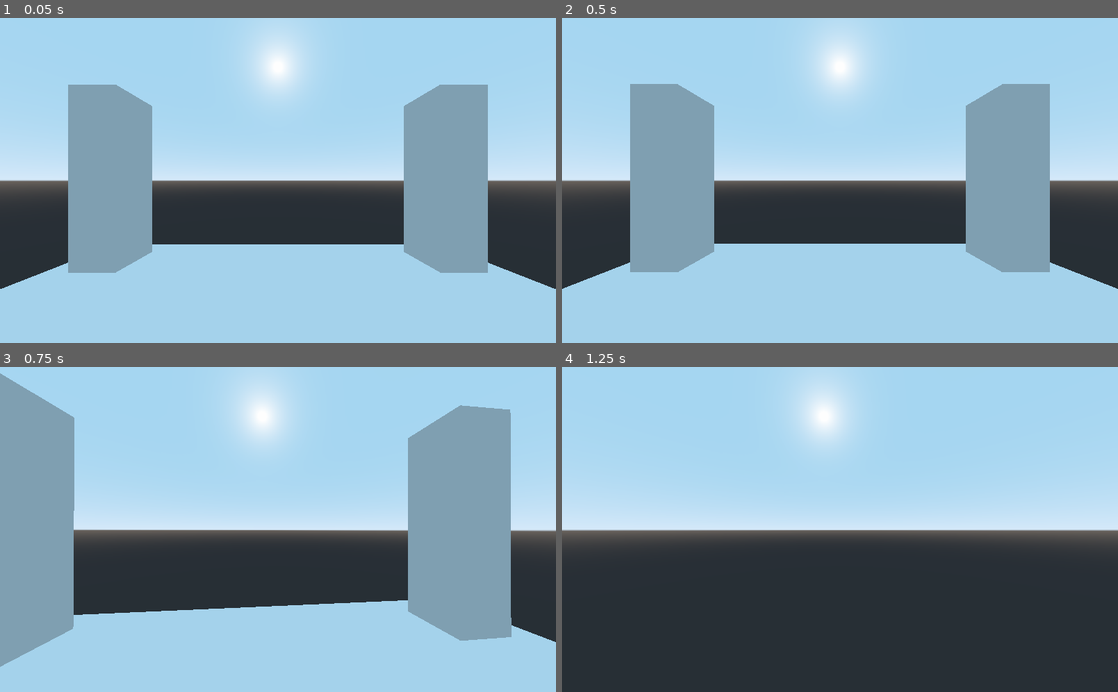
Above: before the commit, frames 1-4 (two rows, left to right).
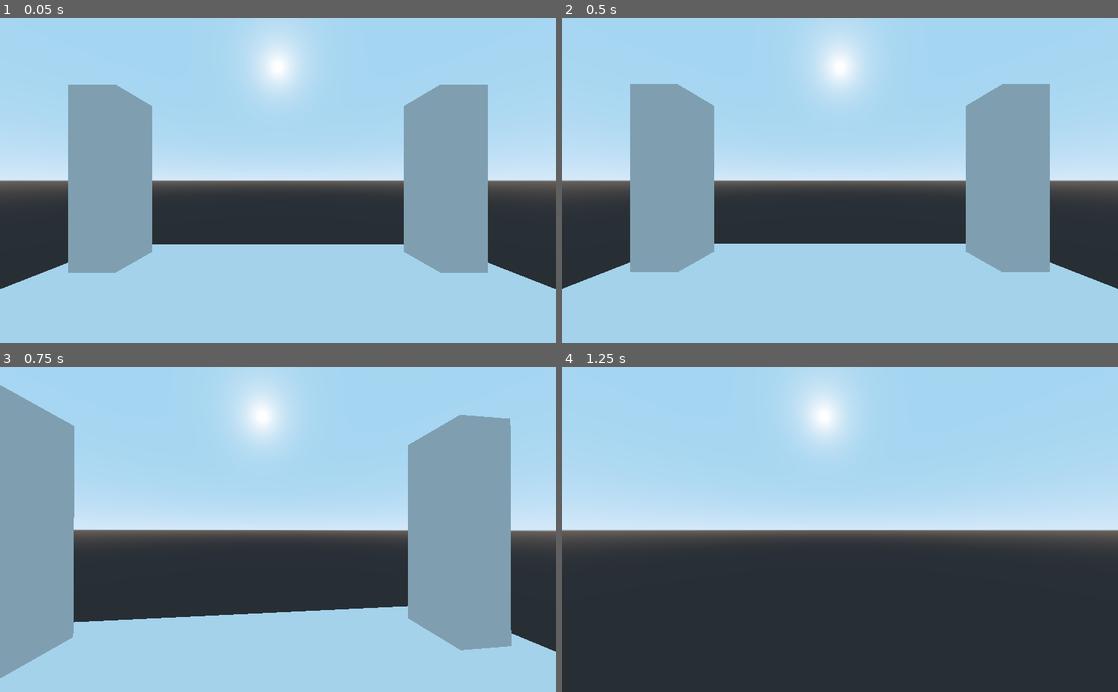
Above: after the commit, the same moments.

Repository: MenacingMecha/gd_fpcc
Game: Godot game, scene res://test-map.tscn
The game is run twice, just before and just after one commit, with the same random seed, the same clock (stepped at 60 frames per second) and the same inputs.
Inputs (mouse positions are in pixels of both pictures, inside the frame that each line leads up to):
- Up to frame 1 (0.05 s): no input
- Up to frame 2 (0.5 s): no input
- Up to frame 3 (0.75 s): tap Enter at 0.5 s; move the mouse to (305, 529) at 0.52 s; hold W (move_up_k) from 0.53 s (still down); tap E (interact) at 0.6 s; click (305, 529) at 0.67 s
- Up to frame 4 (1.25 s): keep holding W (move_up_k)

Frames 1-2 are identical in both runs. In frame 3, 3.3% of the frame differs, in the area x 0-100%, y 1-96%; in frame 4, nothing differs.

Commit message:
Refactored `camera_viewbob.gd`

Diff:
--- a/player/camera_viewbob.gd
+++ b/player/camera_viewbob.gd
@@ -1,9 +1,6 @@
 extends Spatial
 # Calculates and applies camera viewbob, based on input from the player's character controller.
-# TODO: change UserSettings references...
-#   - to exported values?
-#   - to ProjectSettings?
-#   - to public properties
+# This is all visual and feel-based, so not really a good candidate for unit testing
 
 const CAMERA_BOB_SPEED := 15
 const CAMERA_BOB_DISTANCE := 0.15
@@ -12,24 +9,47 @@
 const CAMERA_ROLL_STRAFE_DISTANCE := 0.05
 const CAMERA_WALK_ROLL_DISTANCE := 0.015
 
+var y_bob_amount := 1.0
+var turn_roll_amount := 1.0
+var strafe_roll_amount := 1.0
 var _camera_bob_weight := 0.0
 
 
-# Calculates and smoothly interpolates to new transform.
+# Calculates and smoothly interpolates to a new transform.
 # Call this from the player character controller's `_physics_process()`.
 func update_transform(delta: float, is_walking: bool, turn_amount: float, strafe_direction: float):
 	self._camera_bob_weight = self._camera_bob_weight + delta if is_walking else 0.0
 
-	transform = transform.interpolate_with(
-		_get_target_transform(_camera_bob_weight, turn_amount, strafe_direction), delta * CAMERA_INTERPOLATE_SPEED
+	var target_transform := _get_target_transform(
+		_camera_bob_weight,
+		turn_amount,
+		strafe_direction,
+		self.y_bob_amount,
+		self.turn_roll_amount,
+		self.strafe_roll_amount
 	)
 
+	self.transform = self.transform.interpolate_with(target_transform, delta * CAMERA_INTERPOLATE_SPEED)
 
-# TODO: Refactor
-static func _get_target_transform(bob_weight: float, turn_amount: float, strafe_direction: float) -> Transform:
+
+# Calculates target transform based on input parameters
+static func _get_target_transform(
+	bob_weight: float,
+	turn_amount: float,
+	strafe_direction: float,
+	p_y_bob_amount: float,
+	p_turn_roll_amount: float,
+	p_strafe_roll_amount: float
+) -> Transform:
 	var target_camera_offset := Transform.IDENTITY
-	target_camera_offset.origin.y = (sin(-bob_weight * CAMERA_BOB_SPEED) * CAMERA_BOB_DISTANCE)  # * UserSettings.get_value("camera", "y_bob_amount")
-	target_camera_offset = target_camera_offset.rotated(Vector3.BACK, turn_amount * CAMERA_ROLL_TURN_DISTANCE)  #* UserSettings.get_value("camera", "turn_roll_amount")
-	target_camera_offset = target_camera_offset.rotated(Vector3.FORWARD, strafe_direction * CAMERA_ROLL_STRAFE_DISTANCE)  #* UserSettings.get_value("camera", "strafe_roll_amount")
+	var y_bob := Transform.IDENTITY.translated(
+		Vector3.DOWN * sin(-bob_weight * CAMERA_BOB_SPEED) * CAMERA_BOB_DISTANCE * p_y_bob_amount
+	)
+	var turn_roll := Transform.IDENTITY.rotated(
+		Vector3.BACK, turn_amount * CAMERA_ROLL_TURN_DISTANCE * p_turn_roll_amount
+	)
+	var strafe_roll := Transform.IDENTITY.rotated(
+		Vector3.FORWARD, strafe_direction * CAMERA_ROLL_STRAFE_DISTANCE * p_strafe_roll_amount
+	)
 
-	return target_camera_offset
+	return y_bob * turn_roll * strafe_roll
